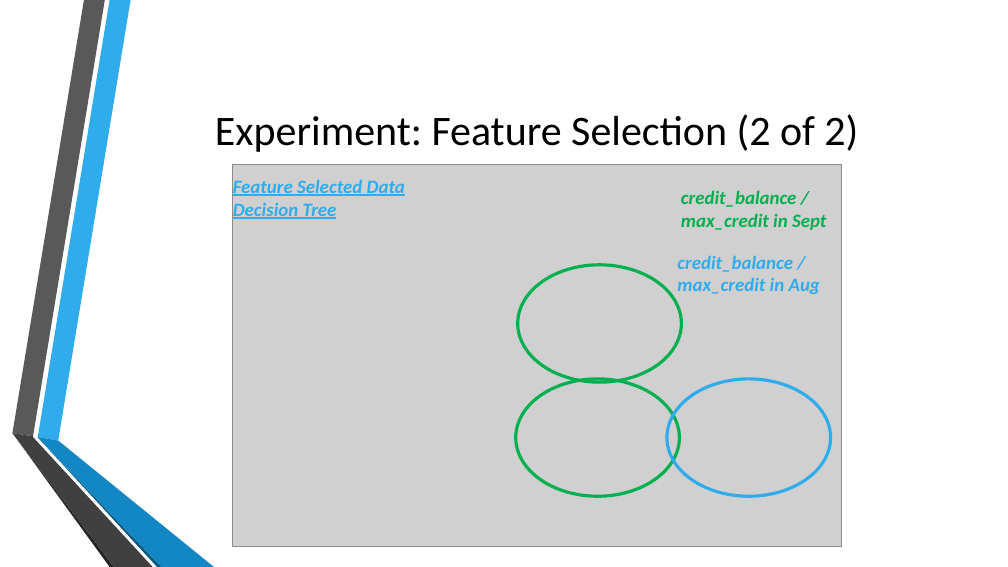
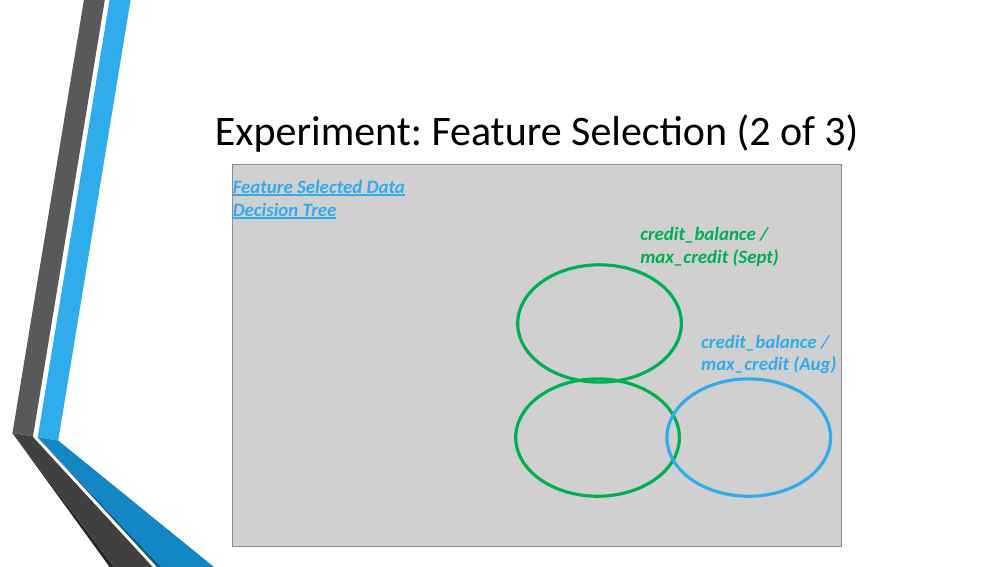
Before and after one commit to jb08/credit_card_default_ML, a slide deck: slide 8 of Predicting_Credit_Card_defaults.pptx (slide 9 before the commit). Drawn at 1008x567 pixels with LibreOffice and Linux fonts; fonts in the diff are those of the drawing; grey boxes stand for pictures; background and template pictures are left out. Boxes give left, top, right and bottom in pixels: in the first picture for what was removed or moved away, otherwise in the second. Text is boxed around its words. In the diff, an @@ line names an element or a change of style, - is before the commit and + after.

```diff
--- a/Predicting_Credit_Card_defaults.pptx
+++ b/Predicting_Credit_Card_defaults.pptx
@@ title at [215, 114, 858, 152]: text changed @@
-Experiment: Feature Selection (2 of 2)
+Experiment: Feature Selection (2 of 3)
@@ text at [640, 226, 779, 266]: text changed @@
-  credit_balance / max_credit in Sept
+  credit_balance / max_credit (Sept)
@@ text at [701, 334, 836, 373]: text changed @@
-  credit_balance / max_credit in Aug
+  credit_balance / max_credit (Aug)
```
Also in this commit, not shown: 7 other slides changed, 1 slide removed.
